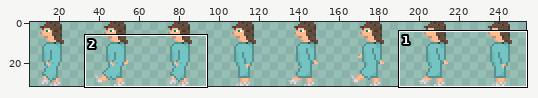
One commit to this sprite sheet: Sprites/Characters/NPC_Female4_left.png. Above: a wide view before the commit, with the close-up outlined.
Close-up. As it was:
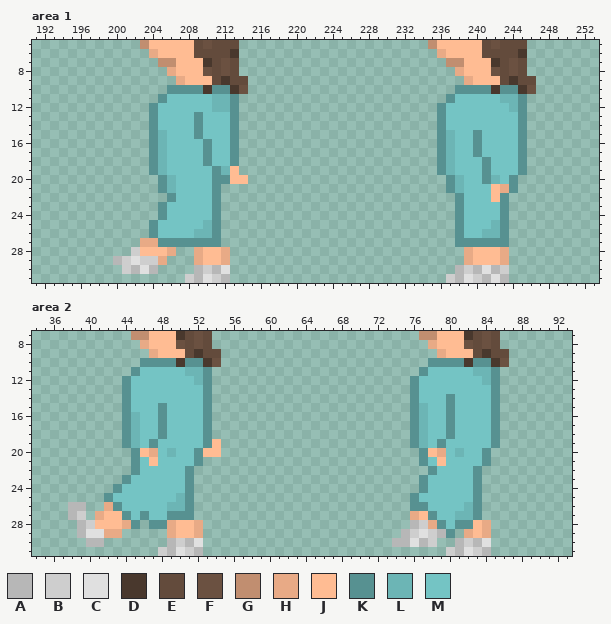
The file is 256x32 pixels. Shown: area 1: x 191..253, y 5..31; area 2: x 34..93, y 7..31. The wide view leaves out empty margins. The commit also changed other parts of the picture, which this record leaves out.
Palette (. is transparent): A #b7b7b7  B #cecece  C #e0e0e0  D #49382d  E #634b3c  F #6b5141  G #c18e70  H #e8aa86  J #ffbc93  K #579191  L #6cb5b5  M #74c4c4
Pixels before, area 1, first column x 200:
 5 ...GJJJJJEFEEE.....................GJJJJJEFEEE.
 6 ....HJJJJEEEED......................HJJJJEEEED.
 7 .....GGJJJDEFE.......................GGJJJDEFE.
 8 ......HJJJFEFE........................HJJJFEFE.
 9 .......HJJJEDEE........................HJJJEDEE
10 ......KKKKDKKDF.......................KKKKDKKDF
11 .....KMMMMMLLK.......................KMMMMMLLK.
12 ....KMMMMMMLLK......................KMMMMMMMLK.
13 ....KMMMMKMMMK......................KMMMMMMMMK.
14 ....KMMMMKMMMK......................KMMMMMMMMK.
15 ....KLMMMKMMMK......................KLMMKMMMMK.
16 ....KLMMMMKMMK......................KLMMKMMMMK.
17 ....KLMMMMKMMK......................KLMMKMMMMK.
18 ....KLMMMMKMMK......................KLMMMKMMMK.
19 ....KLMMMMMKLJ......................KLMMMKMMMK.
20 .....KLMMMMKKJJ......................KLMMKLMK..
21 .....KLMMMMK.........................KLMMMJHK..
22 ......KMMMMK..........................KMMMJK...
23 .....KMMMMMK..........................KMMMMK...
24 .....KMMMMMK..........................KMMMMK...
25 ....KMMMMMLK..........................KMMMLK...
26 ....KMMMMLLK..........................KMMLLK...
27 ...HHKKKKKKK..........................KKKKKK...
28 ..BJJJH..HJJH..........................HJJJH...
29 ABCBBH...HJJH..........................HJJJH...
30 .BACA....ABAC.........................ABACAB...
31 ........BACBA........................BACBACA...
Pixels before, area 2, first column x 38:
 7 .......GGJJJDEFE.......................GGJJJDEFE.
 8 ........HJJJFEFE........................HJJJFEFE.
 9 .........HJJJEDEE........................HJJJEDEE
10 ........KKKKDKKDF.......................KKKKDKKDF
11 .......KMMMMMLLK.......................KMMMMMLLK.
12 ......KMMMMMMMLK......................KMMMMMMMLK.
13 ......KMMMMMMMMK......................KMMMMMMMMK.
14 ......KMMMMMMMMK......................KMMMKMMMMK.
15 ......KMMMKMMMMK......................KLMMKMMMMK.
16 ......KLMMKMMMMK......................KLMMKMMMMK.
17 ......KLMMKMMMMK......................KLMMKMMMMK.
18 ......KLMMKMMMMK......................KLMMKMMMMK.
19 ......KLMKMMMMMKJ.....................KLMKMMMMMK.
20 .......KJHMLMMKJJ......................KJHMLMMK..
21 .......KMJMMMMK........................KMJMMMMK..
22 .......KMMMMMK..........................KMMMMK...
23 ......KMMMMMMK.........................KMMMMMK...
24 .....KMMMMMMMK.........................KMMMMMK...
25 ....KMMMMMMMLK........................KMMMMMMK...
26 AA..HKMMMMMLLK........................KKMMMMLK...
27 AB.HJJKMKMMKKK........................HJKMMLLK...
28 .ABJJJHK.KKHJJH.......................ABHKMKKJH..
29 .ACCHH.....HJJH......................ABCBAK.HJH..
30 ..AA.......ABAC.....................AACAB..ABAC..
31 ..........BACBA...........................BACBA..
Once edited:
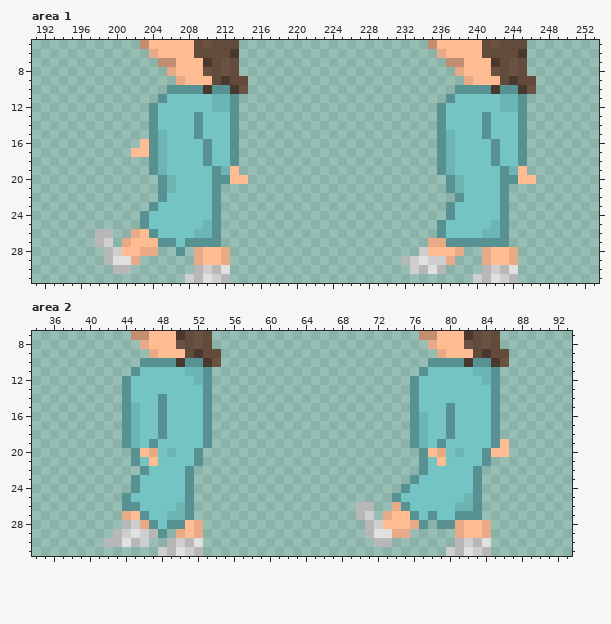
Edits made:
Area 1:
y 12: x 243 M -> L
y 13..14: x 241 M -> K
y 15: x 240..241 KM -> MK
y 16: x 203 . -> J; x 240 K -> M; x 242 M -> K
y 17: x 202..203 .. -> JJ; x 240 K -> M; x 242 M -> K
y 18: x 241..242 KM -> MK
y 19: x 241 K -> M; x 243..245 MMK -> KLJ
y 20: x 241..243 KLM -> MMK; x 245..246 .. -> JJ
y 21: x 242..244 JHK -> MK.
y 22: x 205..206 .K -> KM; x 242 J -> M
y 23: x 204..205 .K -> KM; x 237..238 .K -> KM
y 24: x 203..205 ..K -> KMM; x 237..238 .K -> KM
y 25: x 203..204 .K -> KM; x 236..238 ..K -> KMM
y 26: x 198..199 .. -> AA; x 202..203 .. -> HJ; x 236..238 ..K -> KMM
y 27: x 198..199 .. -> AB; x 201..204 ..HH -> HJJJ; x 207 K -> M; x 235..237 ... -> HHK
y 28: x 199..207 ...BJJJH. -> ABJJHH..K; x 234..241 .....HJJ -> BJJJH..H; x 243..244 H. -> JH
y 29: x 199..205 .ABCBBH -> ACCH...; x 232..237 ...... -> ABCBBH; x 239..241 HJJ -> ..H; x 243..244 H. -> JH
y 30: x 200..204 .BACA -> AA...; x 233..236 .... -> BACA; x 238..244 ABACAB. -> ...ABAC
y 31: x 237..239 BAC -> ...; x 243..244 A. -> BA
Area 2:
y 14: x 48 M -> K; x 80 K -> M
y 15: x 45 M -> L; x 77 L -> M
y 19: x 54 J -> .; x 86 . -> J
y 20: x 53..54 JJ -> ..; x 85..86 .. -> JJ
y 22: x 45..46 KM -> .K; x 77..78 .K -> KM
y 23: x 44..45 KM -> .K; x 76..77 .K -> KM
y 24: x 43..45 KMM -> ..K; x 75..77 ..K -> KMM
y 25: x 42..44 KMM -> ..K; x 50 L -> M; x 74..76 ..K -> KMM; x 82 M -> L
y 26: x 38..39 AA -> ..; x 42..45 HKMM -> ..KK; x 49 L -> M; x 70..71 .. -> AA; x 74..77 ..KK -> HKMM; x 81 M -> L
y 27: x 38..39 AB -> ..; x 41..45 HJJKM -> ...HJ; x 49..50 KK -> LL; x 70..71 .. -> AB; x 73..77 ...HJ -> HJJKM; x 81..82 LL -> KK
y 28: x 39..46 ABJJJHK. -> .....ABH; x 48..50 KHJ -> MKK; x 71..78 .....ABH -> ABJJJHK.; x 80..82 MKK -> KHJ
y 29: x 39..50 ACCHH.....HJ -> ....ABCBAK.H; x 71..82 ....ABCBAK.H -> ACCHH.....HJ
y 30: x 40..46 AA..... -> ..AACAB; x 72..78 ..AACAB -> AA.....
